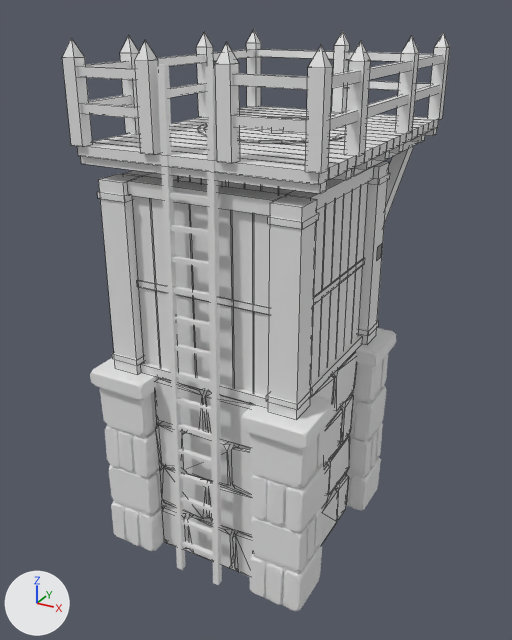
Renders of the FBX model tower-l2-concept/watchtower-lvl2.fbx from each side of a commit.
Before and after are seen from a 50 mm camera at (3.52, -6.3, 5.79) aimed at (-0.12, 0.31, 2.49). Arrows for +X, +Y and +Z are at lower left; the lights stay in place. The picture after the commit comes second. Mesh edges are drawn as thin lines on the coarser meshes. Where no turn or scale is listed for an object, it has been applied to the vertices. Vertices at exactly the same position are counted once.

Objects in the first picture: 'TowerL2_Deck', 'TowerL2_Ladder', 'TowerL2_Pillars', 'TowerL2_Rail', 'TowerL2_Stone', 'TowerL2_Timber'.
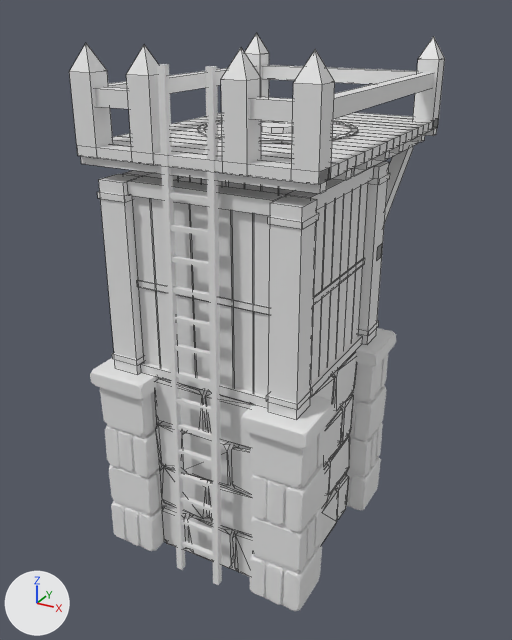
What differs and where, as boxes [x1, y1, x2, y2] in the pictures (512 x 640 px):
```json
{"object": "TowerL2_Rail", "change": "reshaped", "before": [62, 30, 450, 173], "after": [69, 33, 445, 185], "on screen": "6% taller"}
{"part": 1, "of": "me_towerl2_rail", "change": "added", "after": [126, 74, 161, 165]}
{"part": 2, "of": "me_towerl2_rail", "change": "added", "after": [221, 78, 261, 176]}
{"part": 3, "of": "me_towerl2_rail", "change": "added", "after": [108, 66, 257, 93]}
{"part": 4, "of": "me_towerl2_rail", "change": "added", "after": [333, 72, 433, 119]}
{"part": 5, "of": "me_towerl2_rail", "change": "added", "after": [262, 65, 417, 84]}
{"part": 6, "of": "me_towerl2_rail", "change": "added", "after": [95, 87, 129, 109]}
{"part": 7, "of": "me_towerl2_rail", "change": "added", "after": [250, 97, 293, 122]}
{"part": 8, "of": "me_towerl2_rail", "change": "deleted", "before": [62, 30, 450, 173]}
{"part": 9, "of": "me_towerl2_rail", "change": "reshaped", "before": [78, 49, 443, 90], "after": [69, 33, 445, 185]}
```

Edits to the scene script, one JSON object a line:
```json
{"block": "me_towerl2_rail", "where": "# used by ob_towerl2_rail; location = (0.0, 0.0, 0.0)"}
{"op": "remove", "block": "me_towerl2_rail", "code": "me_towerl2_rail.from_pydata(...)  # 209 vertices, 181 faces; spans x -1.29..1.29, y -1.18..2.32, z 4.61..5.55"}
{"op": "add", "block": "me_towerl2_rail", "code": "me_towerl2_rail.from_pydata(...)  # 110 vertices, 96 faces; spans x -1.25..1.25, y -1.15..2.28, z 4.51..5.51"}
{"block": "me_towerl2_rail", "change": "me_towerl2_rail part 1: a new loose piece, a box spanning x -0.6..-0.36, y -1.15..-0.91, z 4.51..5.27"}
{"block": "me_towerl2_rail", "change": "me_towerl2_rail part 2: a new loose piece, a box spanning x 0.36..0.6, y -1.15..-0.91, z 4.51..5.27"}
{"block": "me_towerl2_rail", "change": "me_towerl2_rail part 3: a new loose piece, a box spanning x -1.2..-1.06, y -1.03..2.16, z 4.97..5.13"}
{"block": "me_towerl2_rail", "change": "me_towerl2_rail part 4: a new loose piece, a box spanning x 1.06..1.2, y -1.03..2.16, z 4.97..5.13"}
{"block": "me_towerl2_rail", "change": "me_towerl2_rail part 5: a new loose piece, a box spanning x -1.13..1.13, y 2.09..2.23, z 4.97..5.13"}
{"block": "me_towerl2_rail", "change": "me_towerl2_rail part 6: a new loose piece, a box spanning x -1.13..-0.48, y -1.1..-0.96, z 4.97..5.13"}
{"block": "me_towerl2_rail", "change": "me_towerl2_rail part 7: a new loose piece, a box spanning x 0.48..1.13, y -1.1..-0.96, z 4.97..5.13"}
{"block": "me_towerl2_rail", "change": "me_towerl2_rail part 8: 16 loose pieces with 169 vertices, spanning x -1.29..1.29, y -1.18..2.32, z 4.61..5.55, are deleted"}
{"block": "me_towerl2_rail", "change": "me_towerl2_rail part 9"}
{"block": "me_towerl2_rail", "change": "40 vertices are removed from x -1.25..1.25, y -1.15..2.28, z 5.22..5.32"}
{"block": "me_towerl2_rail", "change": "30 faces are deleted"}
{"block": "me_towerl2_rail", "change": "24 vertices are added at x -1.25..1.01, y -1.15..2.28, z 4.51..5.27"}
{"block": "me_towerl2_rail", "change": "24 new vertices lie (0.24, 0.0, 0.0) away from vertices in x -1.25..1.01, y -1.15..2.28, z 4.51..5.27"}
{"block": "me_towerl2_rail", "change": "6 new vertices lie (0.12, 0.12, 0.24) away from vertices in x -1.25..1.01, y -1.15..2.04, z 5.27"}
{"block": "me_towerl2_rail", "change": "54 new faces join them"}
```
